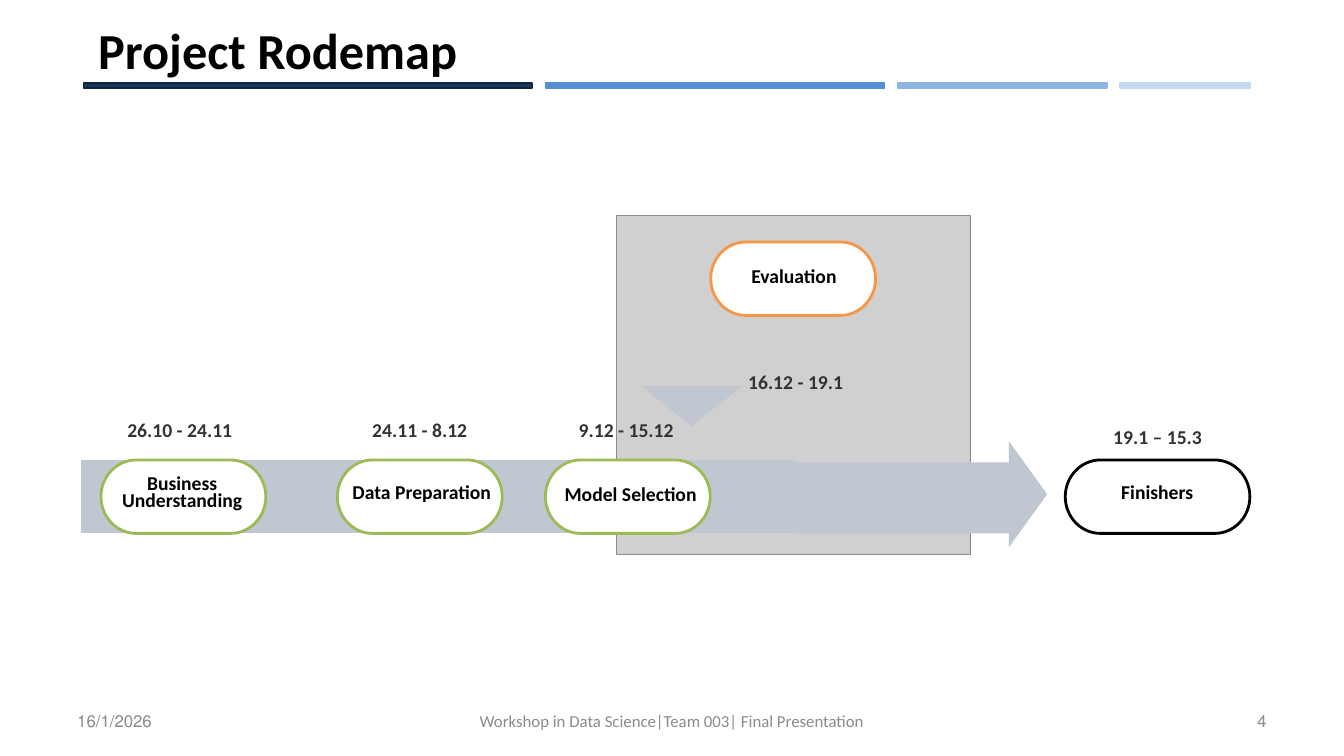
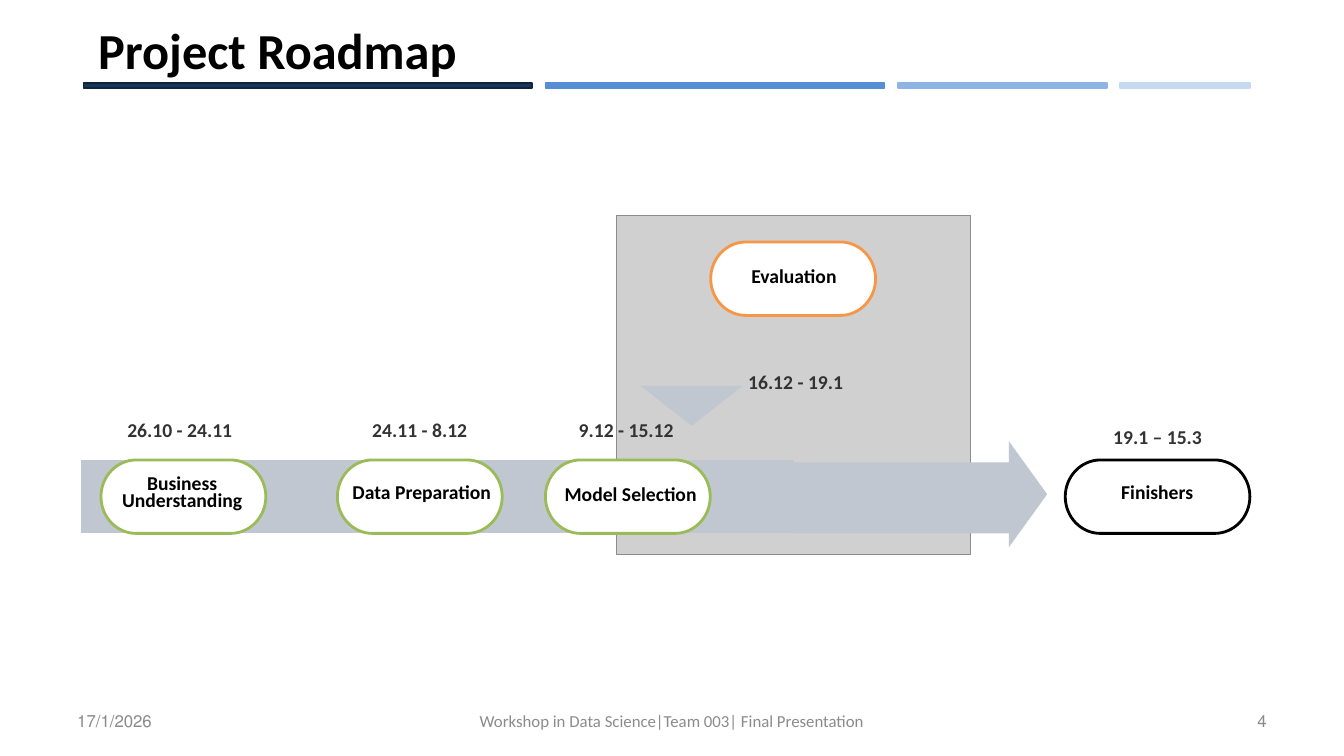
Before and after one commit to itaymutzafi/data-science-project, a slide deck: slide 4 of literature/Final_Presentation/Final_Presentation.pptx. Drawn at 1344x756 pixels with LibreOffice and Linux fonts; fonts in the diff are those of the drawing; grey boxes stand for pictures; background and template pictures are left out. Boxes give left, top, right and bottom in pixels: in the first picture for what was removed or moved away, otherwise in the second. Text is boxed around its words. In the diff, an @@ line names an element or a change of style, - is before the commit and + after.

```diff
--- a/literature/Final_Presentation/Final_Presentation.pptx
+++ b/literature/Final_Presentation/Final_Presentation.pptx
@@ title at [98,33,456,78]: text changed @@
-Project Rodemap
+Project Roadmap
@@ text at [77,715,152,728]: text changed @@
-16/1/2026
+17/1/2026
```
Also in this commit, not shown: 13 other slides changed, 2 slides added, 5 other files.
